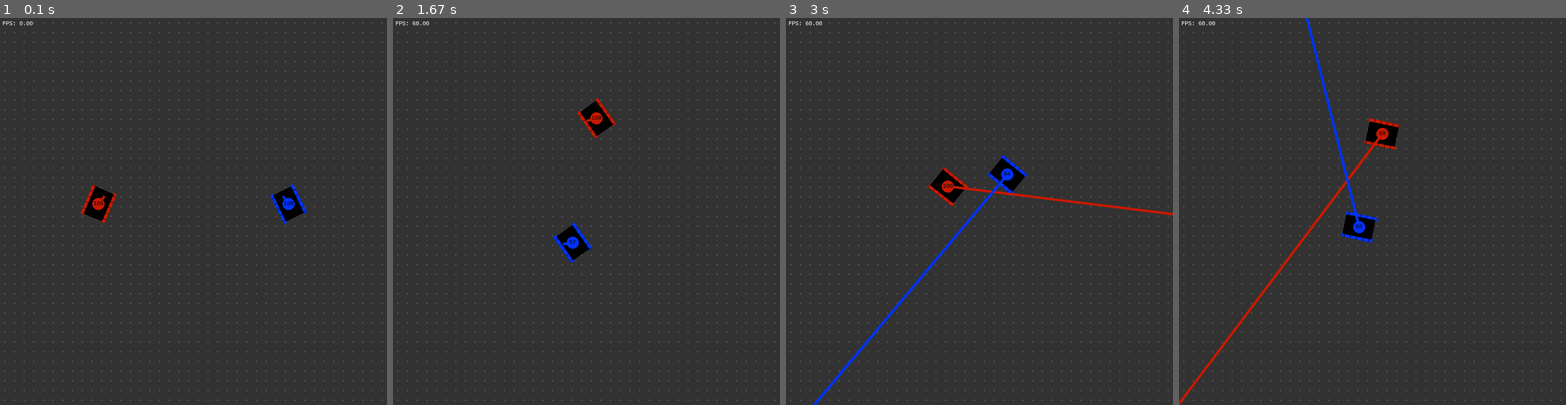
Above: before the commit, frames 1-4 (left to right).
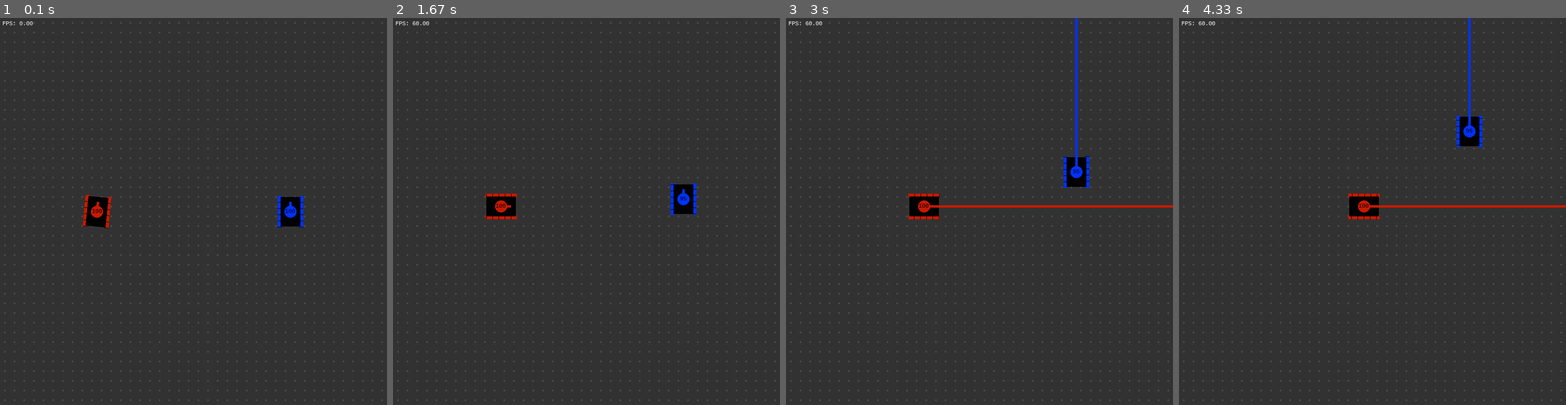
Above: after the commit, the same moments.

Repository: ginop/LaserTanks
Game: pygame game, started from LaserTanks.py
Two runs of this game, one before a commit and one after it. Both use one fixed random seed, a clock stepped at 60 frames per second and the inputs below.
Inputs:
- Up to frame 1 (0.1 s): no input
- Up to frame 2 (1.67 s): no input
- Up to frame 3 (3 s): no input
- Up to frame 4 (4.33 s): no input

The runs differ from the first frame. In frame 1, 1.0% of the frame differs, in the area x 20-80%, y 43-55%; in frame 2, 2.1%; in frame 3, 3.5%, in the area x 6-100%, y 0-100%; in frame 4, 3.3%.

Commit message:
Changed controls to output throttles for treads and turrets. This makes control slightly more difficult/indirect, so that the game won't be so easy.
This can make arbitrarily fast tanks, so a top speed or drag ought to be implimented.

Also, collisions with other tanks and with screen boundaries can be implimented with this.

Diff:
--- a/FixedOffsetController.py
+++ b/FixedOffsetController.py
@@ -21,6 +21,17 @@
     points = (R*points).sum(axis=1).T  # do rotation and return original shape
     return points
 
+def activationFcn(x, k=1):
+    """
+    The logistic activation function.
+    Inputs:
+        x: a scalar or numpy array
+        k: a tunable width constant
+    Outputs:
+        y: values of x scaled between 0 and 1
+    """
+    y = 1 / (1 + np.exp(-k * x))
+    return y
 
 class FixedOffsetController(LaserTankController):
 
@@ -37,7 +48,10 @@
 
         target = them['position'] + rotate(np.array(targetoffset),
                                            them['orientation'][0])
+
         vec = target - me['position']
+
+        dist = np.linalg.norm(vec)
 
         ang = (np.arctan2(vec[0, 1], vec[0, 0]) * 180/pi %
                360 - me['orientation'][0]) % 360
@@ -47,11 +61,15 @@
         speed = 10
         diff = -ang / 180
 
-        drive = speed * np.array([1. + diff, 1. - diff])
+        forwardBias = activationFcn(dist)
+        targetDrive = speed * np.array([forwardBias + diff,
+                                        forwardBias - diff])
+        throttle = 2 * activationFcn(targetDrive - me['drive']) - 1
 
         vec = them['position'] - me['position']
         angle = np.arctan2(vec[1], vec[0])*180/pi - me['orientation'][0]
         d_angle = (angle - me['orientation'][1] + 180) % 360 - 180  # [-180, 180]
-        spin = 2. * d_angle
+        targetSpin = 2. * d_angle
+        torque = 2 * activationFcn(targetSpin - me['spin']) - 1
 
-        return drive, spin, True
+        return [throttle, torque], True
--- a/LaserTanks.py
+++ b/LaserTanks.py
@@ -179,7 +179,7 @@
 
     screen_width = 40
     screen_height = 40
-    R = Tank('FixedOffset_PIDTracking_Controller', (200, 25, 0),
+    R = Tank('FixedOffsetController', (200, 25, 0),
              [screen_width/4, screen_height/2], [90, 0])
     B = Tank('FixedOffsetController', (0, 50, 255),
              [screen_width*3/4, screen_height/2], [90, 0])
--- a/Tank.py
+++ b/Tank.py
@@ -40,6 +40,8 @@
     laser_dur = 0.5  # duration of laser shot in seconds
     damage = 50.  # HP per sec
     reload_time = 1.
+    maxDriveThrottle = 1.
+    maxTurretTorque = 1.
 
     def __init__(self, control, color, pos=[0., 0.], orient=[0., 0.]):
         self.game = None
@@ -122,9 +124,12 @@
             self.game.circle(center, self.blast_radius, self.color)
 
     def update(self, dt, t, target_info):
-        self.drive, self.spin, self.shoot = self.control.main(t, Tank,
-                                                              self.public(),
-                                                              target_info)
+        throttle, self.shoot = self.control.main(t, Tank, self.public(),
+                                                      target_info)
+
+        self.drive += Tank.maxDriveThrottle * dt * throttle[0]
+        self.spin += Tank.maxTurretTorque * dt * throttle[1]
+
         self.time_to_ready -= dt
         if self.time_to_ready > 0.:
             self.shoot = False
@@ -152,6 +157,8 @@
     def public(self):
         return {"position": self.position,
                 "orientation": self.orientation,
+                "drive": self.drive,
+                "spin": self.spin,
                 "is_firing": self.time_to_ready > self.reload_time,
                 "color": self.color}
 
